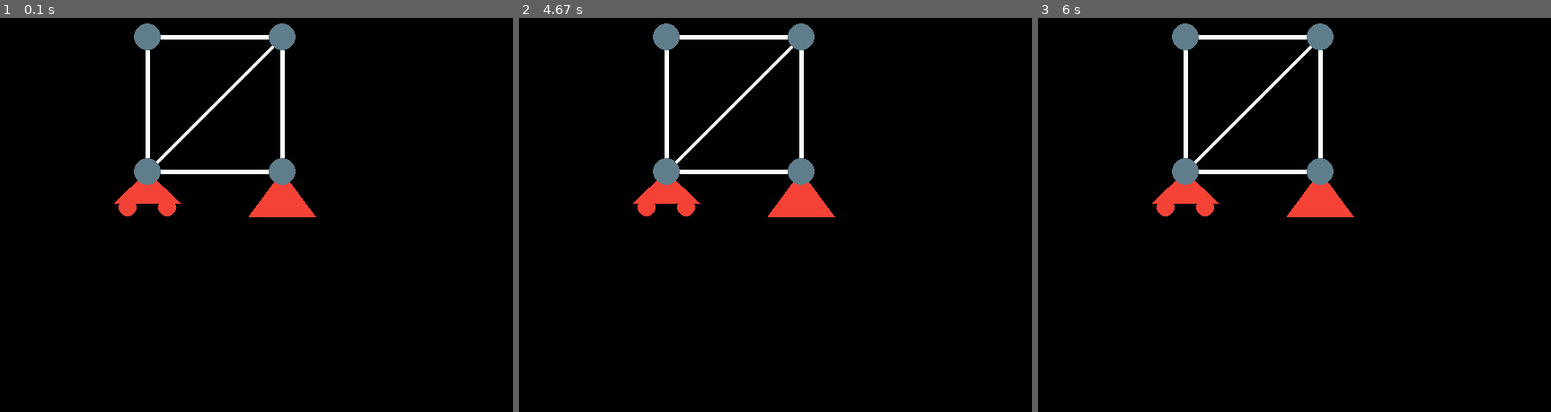
Above: before the commit, frames 1-3 (left to right).
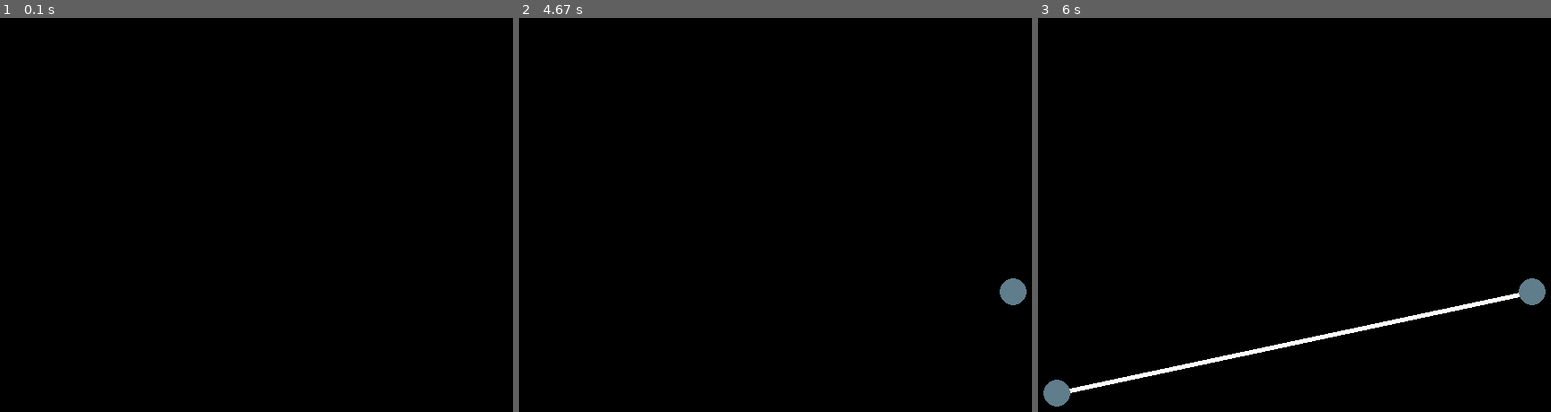
Above: after the commit, the same moments.

Repository: vinnnyr/Vinny-Truss-Solver
Game: pygame game, started from newMain.py
The game is run twice, just before and just after one commit, with the same random seed, the same clock (stepped at 60 frames per second) and the same inputs. The source is Python 2; it was converted automatically to run under Python 3.
Inputs (mouse positions are in pixels of both pictures, inside the frame that each line leads up to):
- Up to frame 1 (0.1 s): no input
- Up to frame 2 (4.67 s): tap 2 at 0.33 s; click (826, 285) at 0.72 s; tap 3 at 1.5 s; click (754, 215) at 1.88 s; tap 1 at 2.67 s; tap 0 at 4.07 s; click (1011, 289) at 4.45 s
- Up to frame 3 (6 s): click (1058, 392) at 4.78 s

The runs differ from the first frame. In frame 1, 3.7% of the frame differs, in the area x 22-62%, y 1-51%; in frame 2, 4.0%; in frame 3, 5.2%, in the area x 1-99%, y 1-99%.

Commit message:
Fixed bug where number of nodes was constantly increasing

Diff:
--- a/newMain.py
+++ b/newMain.py
@@ -11,6 +11,10 @@
 class Structure:
     def __init__(self):
         self.membList = []
+        self.display()
+        #self.testingScenario()
+
+
 
     def createMemb(self, pos):  # will be called when mouse is clicked
         if len(self.membList) > 0:  # If membList is populated
@@ -59,8 +63,9 @@
         self.forceMembPos((a, a + b), (a + b, a + b))
         self.forceMembPos((a, a), (a + b, a))
         self.forceMembPos((a + b, a), (a + b, a + b))
-        self.createForce((a, a + b), 'roller')
-        self.createForce((a + b, a + b), 'pin')
+        #self.createForce((a, a + b), 'roller')
+        #self.createForce((a + b, a + b), 'pin')
+        #self.createForce((a + b, a), 'vec')
 
     def getStartPos(self):
         list = []
@@ -68,9 +73,16 @@
             list.append(m.startPos)
         return list
 
+    def printInfo(self):
+        print("Number of Nodes: "+str(len(self.structNodes)))
+        print("Number of Members: "+str(len(self.membList)))
+
     def display(self):
         self.structNodes = []  # running list of all the nodes of the struct
+        #count=0
         for m in self.membList:
+            #print("memb "+ str(count) +" node count: " +str(len(m.nodeList)))
+            #count=count+1
             m.display()
             self.structNodes = self.structNodes + m.nodeList
 
@@ -89,8 +101,10 @@
             self.endPos = (mouseX, mouseY)
             (self.x, self.y) = self.endPos
         pygame.draw.line(screen, self.color, self.startPos, self.endPos, 5)
-        if self.moving == False & len(self.nodeList) < 2:  # Each member only has two nodes
-            self.nodeList.append(Node(self.endPos, False))  # pygame.draw.circle(screen, grey, self.endPos, 15)
+        if self.moving == False:
+            if len(self.nodeList) < 2:  # Each member only has two nodes
+                #print(len(self.nodeList))
+                self.nodeList.append(Node(self.endPos, False))  # pygame.draw.circle(screen, grey, self.endPos, 15)
             (self.x, self.y) = self.endPos
         for n in self.nodeList:
             n.display()
@@ -111,6 +125,8 @@
             self.forceList.append(PinSupport(pos))
         elif type == 'roller':
             self.forceList.append(Roller(pos))
+        elif type == 'vec':
+            self.forceList.append(VectorForce(pos, 50, 0))
 
     def display(self):
         pygame.draw.circle(screen, self.color, self.pos, self.r)
@@ -148,6 +164,43 @@
         pygame.draw.polygon(screen, self.color, (self.p1, self.p2, self.p3), 0)
         pygame.draw.circle(screen, self.color, self.p4, 10, 0)
         pygame.draw.circle(screen, self.color, self.p5, 10, 0)
+
+
+class VectorForce:
+    def __init__(self, pos, value, angle):
+        self.pos = pos
+        self.value = value
+        self.theta = -math.radians(angle)
+        self.color = red
+        (self.x, self.y) = self.pos
+        self.x2 = self.x + (self.value * math.cos(self.theta))
+        self.y2 = self.y + (self.value * math.sin(self.theta))
+        self.myArrow = Arrow(self.color, self.value, self.theta, self.pos, (self.x2, self.y2))
+
+    def display(self):
+        self.myArrow.display()
+        self.fLabel = myFont.render("Force Value: " + str(self.value), 2, red)
+        screen.blit(self.fLabel, (self.x2 + 21, self.y2))
+
+
+class Arrow:
+    def __init__(self, color, val, theta, (x1, y1), (x2, y2)):
+        self.color = color
+        self.theta = theta
+        self.value = val
+        (self.x1, self.y1) = (x1, y1)
+        (self.x2, self.y2) = (x2, y2)
+        self.x3 = self.x2 + (.15 * self.value * math.sin(-self.theta)) - 2 * math.cos(self.theta)
+        self.y3 = self.y2 + (.15 * self.value * math.cos(-self.theta)) - 2 * math.sin(self.theta)
+        self.x4 = self.x2 - (.15 * self.value * math.sin(-self.theta)) - 2 * math.cos(self.theta)
+        self.y4 = self.y2 - (.15 * self.value * math.cos(-self.theta)) - 2 * math.sin(self.theta)
+        self.x5 = self.x2 + (.15 * self.value * math.cos(self.theta))
+        self.y5 = self.y2 + (.15 * self.value * math.sin(self.theta))
+
+    def display(self):
+        pygame.draw.line(screen, self.color, (self.x1, self.y1), (self.x2, self.y2), 10)
+        pygame.draw.polygon(screen, self.color, ((self.x3, self.y3),
+                                                 (self.x4, self.y4), (self.x5, self.y5)), 0)
 
 
 def checkCollide(classList, pos, r):
@@ -191,9 +244,11 @@
 while not done:
     # Following section is to generte the intial testing struct
     count = count + 1
-    if count > 1:
-        if count < 5:
-            mainStruct.testingScenario()
+    # if count > 1:
+    #     if count < 5:
+    #         mainStruct.testingScenario()
+    #     elif count==:
+    #         mainStruct.printInfo()
 
     # Main Program:
     (mouseX, mouseY) = pygame.mouse.get_pos()  # Global Variables mouseX and mouseY
@@ -208,14 +263,22 @@
                     fType = 'pin'
                 elif mode == 2:
                     fType = 'roller'
+                elif mode == 3:
+                    fType = 'vec'
+
+
                 mainStruct.createForce((mouseX, mouseY), fType)
         elif event.type == pygame.KEYDOWN:
             if event.key == pygame.K_0:
                 mode = 0
             elif event.key == pygame.K_1:
-                mode = 1
+                mode = 1 #pin
             elif event.key == pygame.K_2:
-                mode = 2
+                mode = 2 #roller
+                mainStruct.printInfo()
+            elif event.key == pygame.K_3:
+                mode = 3 #ved
+               # mainStruct.testingScenario()
             print("Game Mode:" + str(mode))
 
     # Display, Flip, Tick
